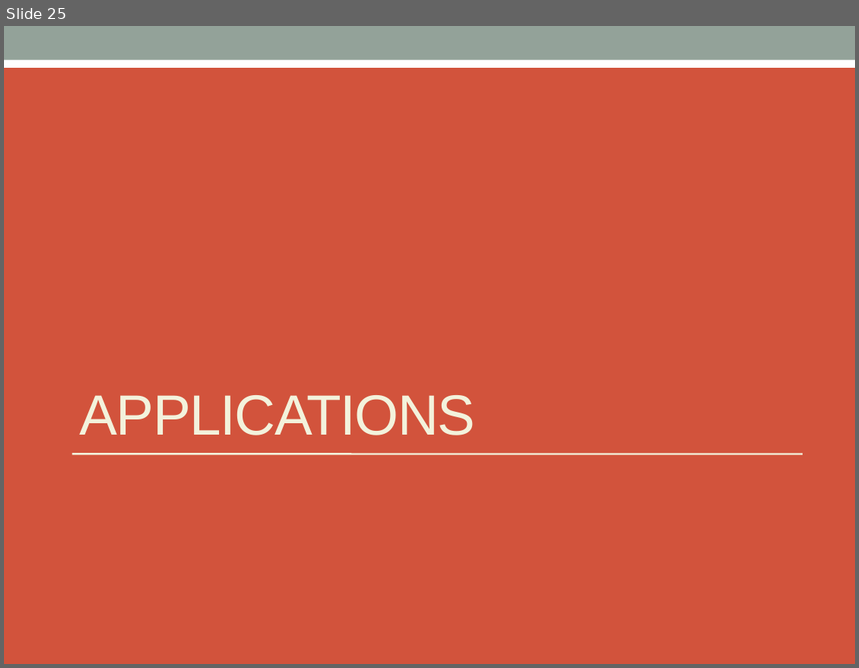
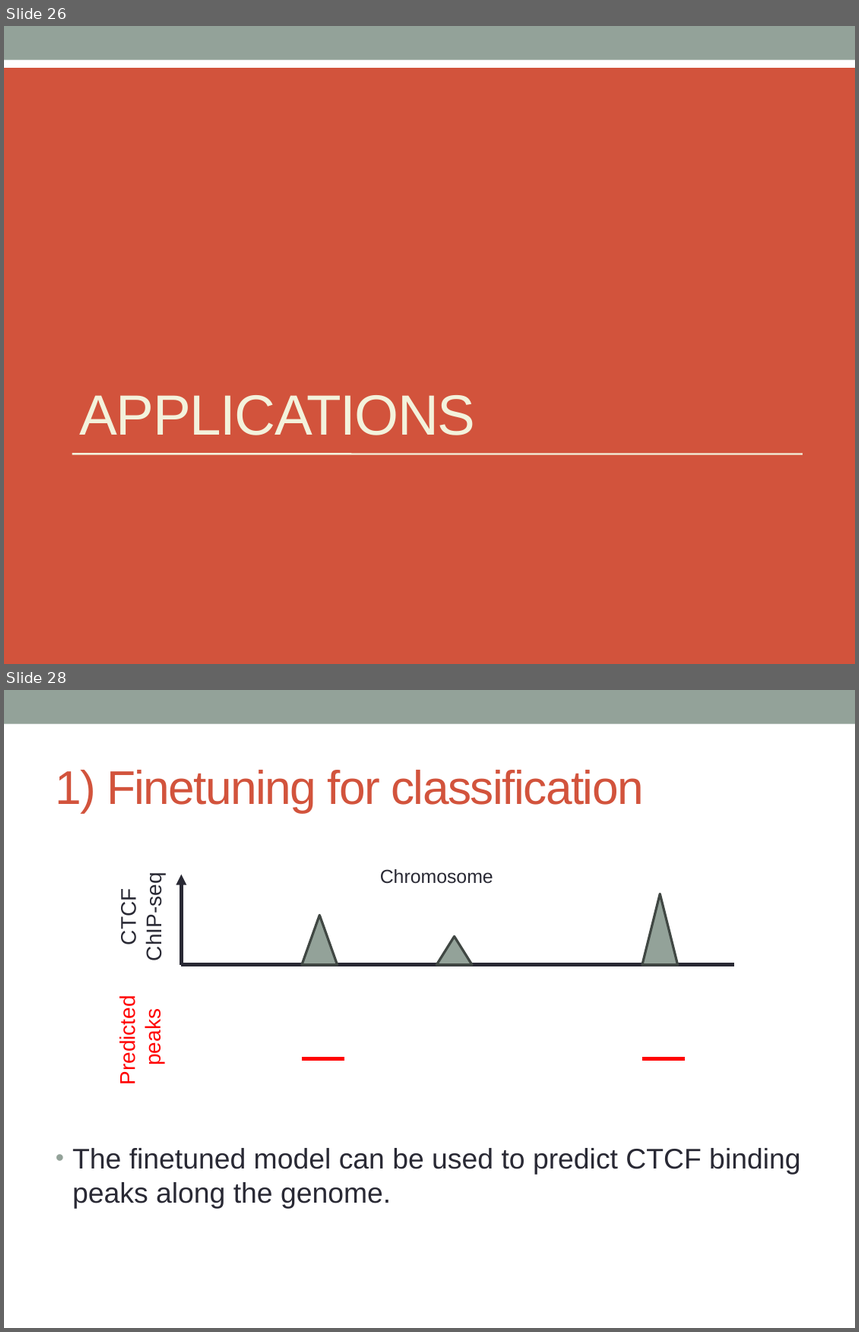
Before and after one commit to raphaelmourad/LLM-for-genomics-training, a slide deck: CM_llm_genomics.pptx. Shown one above the other, each under a label of ours: slide 25 before the commit, slides 26 and 28 after it; the slides between them are not shown. The pictures are 859x668 and 859x1332 pixels, drawn with LibreOffice and Linux fonts; fonts in the diff are those of the drawing. Boxes give left, top, right and bottom in pixels: in the first picture for what was removed or moved away, otherwise in the second. Text is boxed around its words. In the diff, an @@ line names an element or a change of style, - is before the commit and + after.

```diff
--- a/CM_llm_genomics.pptx
+++ b/CM_llm_genomics.pptx
@@ slide 28 added at bbox=[4, 690, 855, 1328], background #FFFFFF; not listed: 1 template element that a slide beside it also shows @@
@@ title added at bbox=[55, 770, 643, 813], 40 pt, text #D2533C @@
+1) Finetuning for classification
@@ text added at bbox=[380, 869, 493, 884], 16 pt, text #292934 @@
+Chromosome
@@ group added at bbox=[116, 875, 734, 965]: 3 triangles, 1 line, 1 text, 1 arrow @@
+CTCF
+ChIP-seq
@@ text added at bbox=[116, 1004, 165, 1083], 18 pt, text #FF0000 @@
+Predicted
+peaks
@@ line added from (302, 1059) to (344, 1059), #FF0000 3 pt @@
@@ line added from (642, 1059) to (685, 1059), #FF0000 3 pt @@
@@ text added at bbox=[72, 1148, 800, 1209], 24 pt, text #292934 @@
+• The finetuned model can be used to predict CTCF binding peaks along the genome.
@@ what was slide 25 is now slide 26 @@
```
Also in this commit, not shown: 8 slides changed, 5 other slides added, 1 other file.
